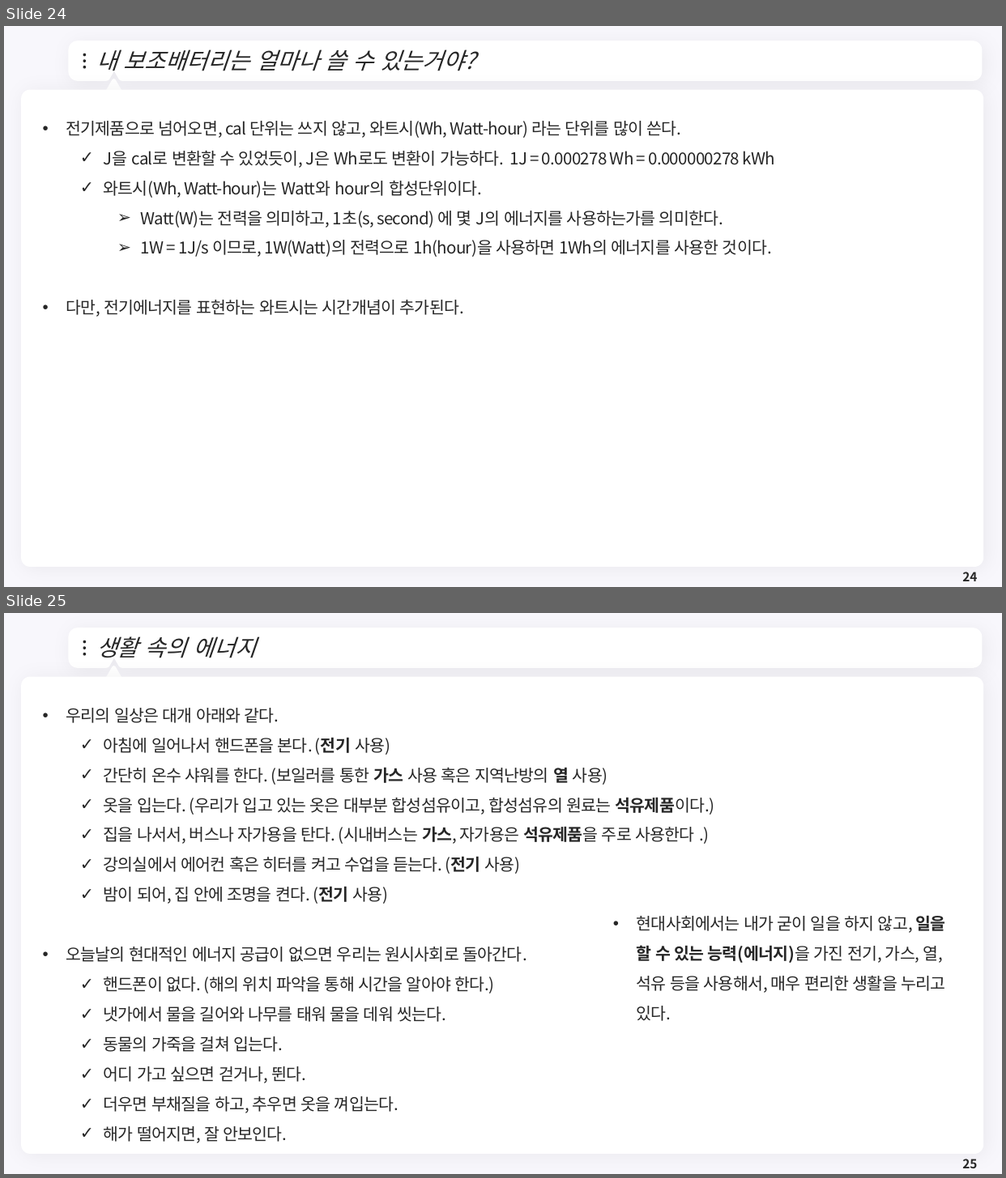
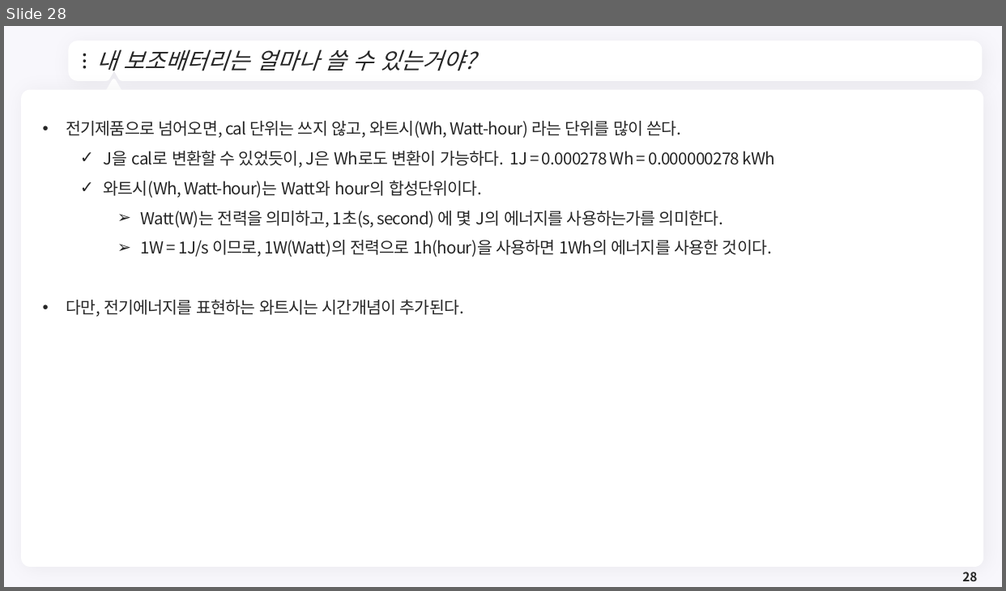
Before and after one commit to meandthey/Teaching, a slide deck: 에너지경제학/자원에너지경제학_Chapter_1.pptx. Shown one above the other, each under a label of ours: slides 24 and 25 before the commit, slide 28 after it. The pictures are 1006x1178 and 1006x591 pixels, drawn with LibreOffice and Linux fonts; fonts in the diff are those of the drawing; background and template pictures are left out. Boxes give left, top, right and bottom in pixels: in the first picture for what was removed or moved away, otherwise in the second. Text is boxed around its words. In the diff, an @@ line names an element or a change of style, - is before the commit and + after.

```diff
--- a/에너지경제학/자원에너지경제학_Chapter_1.pptx
+++ b/에너지경제학/자원에너지경제학_Chapter_1.pptx
@@ slide 25 removed at box(4, 613, 1002, 1174), background #F8F7FC; not listed: 7 template elements that a slide beside it also shows @@
@@ title removed at box(96, 636, 257, 658) @@
-생활 속의 에너지
@@ text removed at box(66, 708, 714, 1144) @@
-• 우리의 일상은 대개 아래와 같다.
-  ✓ 아침에 일어나서 핸드폰을 본다. (전기 사용)
-  ✓ 간단히 온수 샤워를 한다. (보일러를 통한 가스 사용 혹은 지역난방의 열 사용)
-  ✓ 옷을 입는다. (우리가 입고 있는 옷은 대부분 합성섬유이고, 합성섬유의 원료는 석유제품이다.)
-  ✓ 집을 나서서, 버스나 자가용을 탄다. (시내버스는 가스, 자가용은 석유제품을 주로 사용한다 .)
-  ✓ 강의실에서 에어컨 혹은 히터를 켜고 수업을 듣는다. (전기 사용)
-  ✓ 밤이 되어, 집 안에 조명을 켠다. (전기 사용)
-• 오늘날의 현대적인 에너지 공급이 없으면 우리는 원시사회로 돌아간다.
-  ✓ 핸드폰이 없다. (해의 위치 파악을 통해 시간을 알아야 한다.)
-  ✓ 냇가에서 물을 길어와 나무를 태워 물을 데워 씻는다.
-  ✓ 동물의 가죽을 걸쳐 입는다.
-  ✓ 어디 가고 싶으면 걷거나, 뛴다.
-  ✓ 더우면 부채질을 하고, 추우면 옷을 껴입는다.
-  ✓ 해가 떨어지면, 잘 안보인다.
@@ text removed at box(637, 916, 946, 1021) @@
-• 현대사회에서는 내가 굳이 일을 하지 않고, 일을 할 수 있는 능력(에너지)을 가진 전기, 가스, 열, 석유 등을 사용해서, 매우 편리한 생활을 누리고 있다.
@@ page number removed at box(962, 1159, 977, 1169) @@
-25
@@ what was slide 24 is now slide 28 @@
@@ page number at box(962, 572, 977, 582): text changed @@
-24
+28
```
Also in this commit, not shown: 1 slide changed, 2 slides added, 1 other file.
